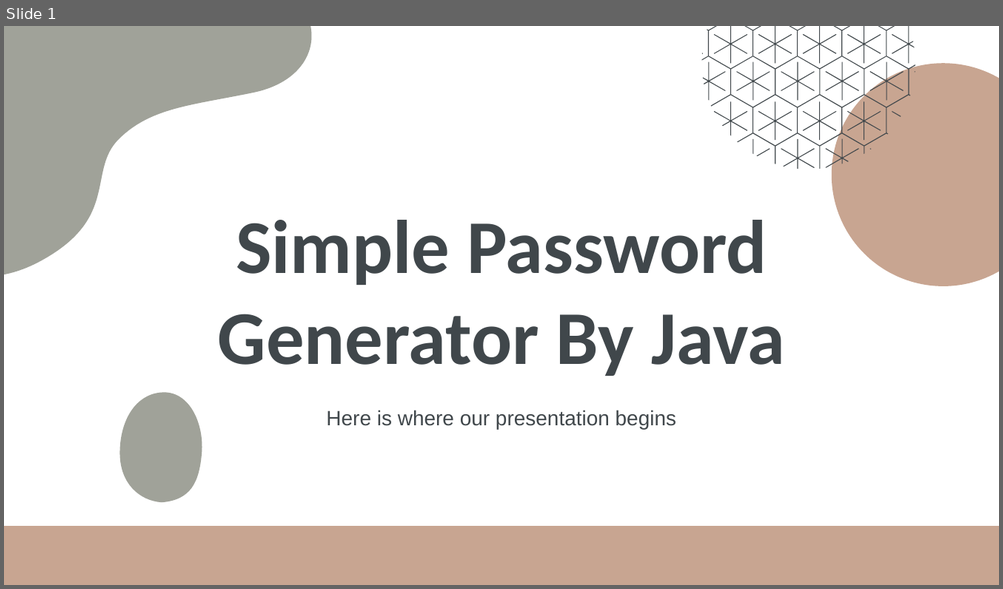
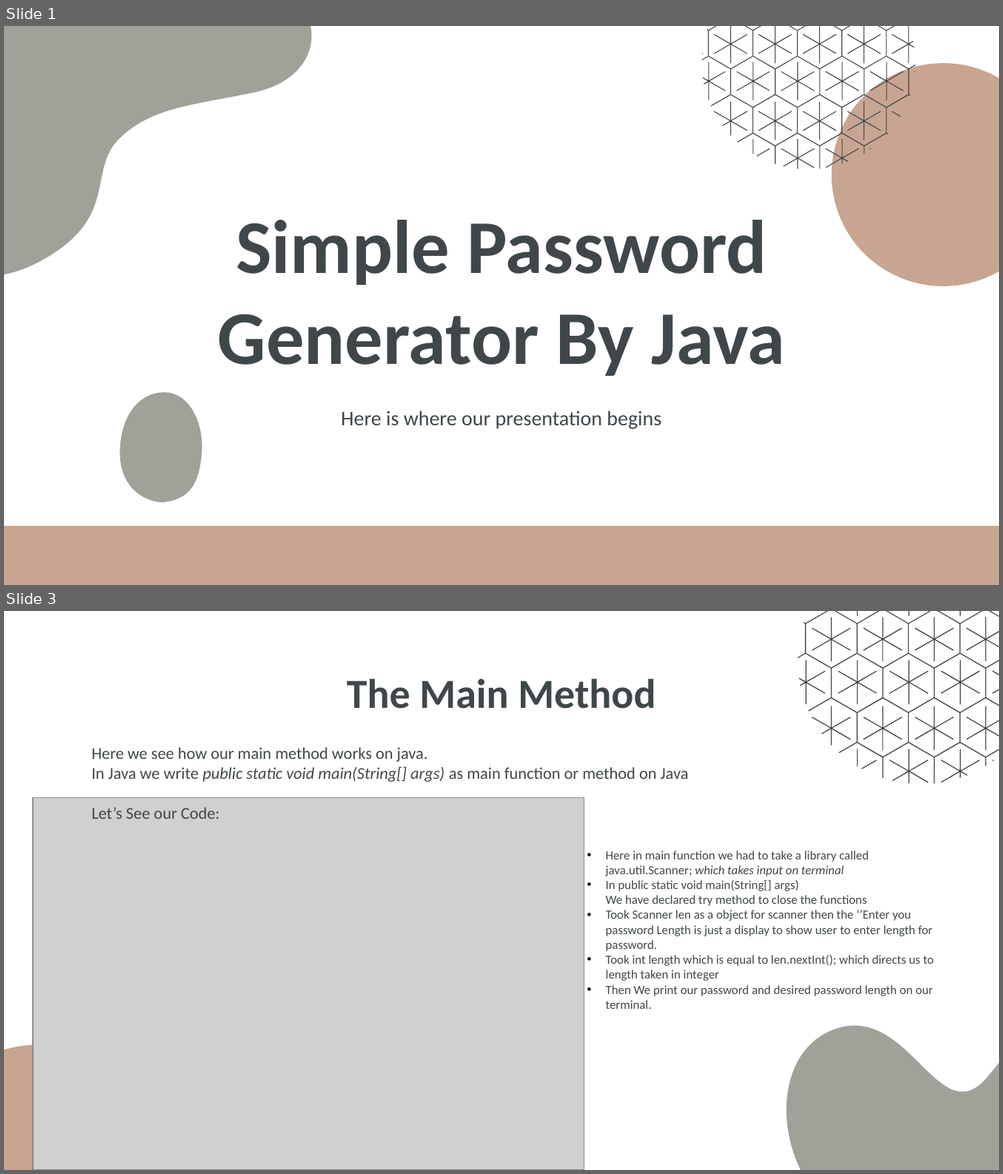
Before and after one commit to Shafat21/DS_Simple_project_with_java, a slide deck: Simple Presentation about this project.pptx. Shown one above the other, each under a label of ours: slide 1 before the commit, slides 1 and 3 after it; the slides between them are not shown. The pictures are 1003x589 and 1003x1174 pixels, drawn with LibreOffice and Linux fonts; fonts in the diff are those of the drawing; grey boxes stand for pictures. Boxes give left, top, right and bottom in pixels: in the first picture for what was removed or moved away, otherwise in the second. Text is boxed around its words. In the diff, an @@ line names an element or a change of style, - is before the commit and + after.

```diff
--- a/Simple Presentation about this project.pptx
+++ b/Simple Presentation about this project.pptx
@@ slide 3 added at <box>4,611,999,1170</box>, background #FFFFFF @@
@@ title added at <box>347,678,655,709</box>, 30 pt, text #40474B, bold @@
+The Main Method
@@ subtitle added at <box>91,747,688,819</box>, 12 pt, text #40474B @@
+Here we see how our main method works on java.
+In Java we write public static void main(String[] args) as main function or method on Java
+Let’s See our Code:
@@ group added at <box>798,611,999,784</box>: 24 freeform shapes @@
@@ picture added at <box>33,798,584,1170</box> @@
@@ text added at <box>606,851,933,1009</box>, 9 pt, text #40474B @@
+• Here in main function we had to take a library called java.util.Scanner; which takes input on terminal
+• In public static void main(String[] args)
+  We have declared try method to close the functions
+• Took Scanner len as a object for scanner then the ‘’Enter you password Length is just a display to show user to enter length for password.
+• Took int length which is equal to len.nextInt(); which directs us to length taken in integer
+• Then We print our password and desired password length on our terminal.
@@ freeform shape added at <box>712,843,999,1170</box>, fill #A0A299 @@
@@ freeform shape added at <box>4,1045,140,1170</box>, fill #C8A591 @@
@@ slide 1 changed as well @@
@@ subtitle "Here is where our presentation ..." at <box>341,411,661,429</box>: font Arial to Calibri @@
```
Also in this commit, not shown: 1 other slide changed, 1 other slide added, 2 slides removed, 1 other file.
